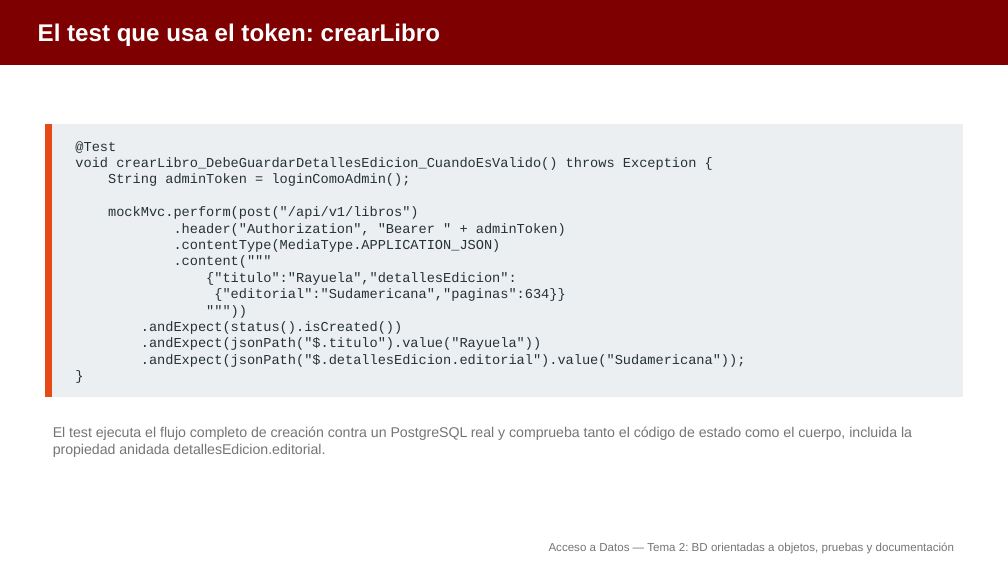
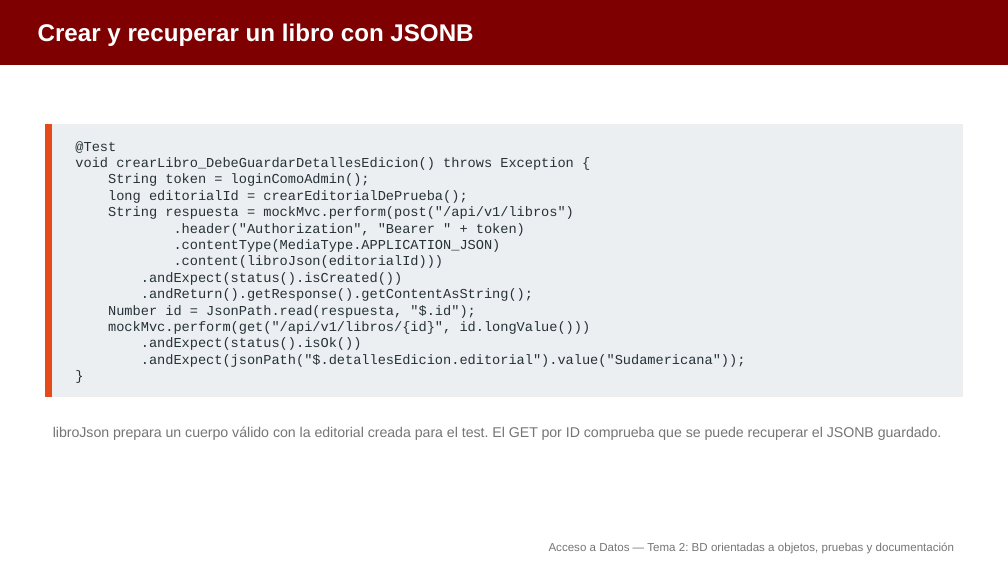
Before and after one commit to aitorventura/acceso-a-datos, a slide deck: slide 17 of docs/tema2/diapositivas/bd-orientadas-a-objetos.pptx (slide 19 before the commit). Drawn at 1008x567 pixels with LibreOffice and Linux fonts; fonts in the diff are those of the drawing. Boxes give left, top, right and bottom in pixels: in the first picture for what was removed or moved away, otherwise in the second. Text is boxed around its words. In the diff, an @@ line names an element or a change of style, - is before the commit and + after.

```diff
--- a/docs/tema2/diapositivas/bd-orientadas-a-objetos.pptx
+++ b/docs/tema2/diapositivas/bd-orientadas-a-objetos.pptx
@@ text at box(38, 23, 473, 46): text changed @@
-El test que usa el token: crearLibro
+Crear y recuperar un libro con JSONB
@@ text at box(75, 157, 574, 236): text changed @@
-void crearLibro_DebeGuardarDetallesEdicion_CuandoEsValido() throws Exception {
-String adminToken = loginComoAdmin();
-mockMvc.perform(post("/api/v1/libros")
-.header("Authorization", "Bearer " + adminToken)
+void crearLibro_DebeGuardarDetallesEdicion() throws Exception {
+String token = loginComoAdmin();
+long editorialId = crearEditorialDePrueba();
+String respuesta = mockMvc.perform(post("/api/v1/libros")
+.header("Authorization", "Bearer " + token)
@@ text at box(174, 256, 444, 268): text changed @@
-.content("""
-{"titulo":"Rayuela","detallesEdicion":
-{"editorial":"Sudamericana","paginas":634}}
-"""))
+.content(libroJson(editorialId)))
@@ text at box(108, 288, 591, 350): text changed @@
-.andExpect(jsonPath("$.titulo").value("Rayuela"))
+.andReturn().getResponse().getContentAsString();
+Number id = JsonPath.read(respuesta, "$.id");
+mockMvc.perform(get("/api/v1/libros/{id}", id.longValue()))
+.andExpect(status().isOk())
@@ text at box(53, 426, 942, 440): text changed @@
-El test ejecuta el flujo completo de creación contra un PostgreSQL real y comprueba tanto el código de estado como el cuerpo, incluida la propiedad anidada detallesEdicion.editorial.
+libroJson prepara un cuerpo válido con la editorial creada para el test. El GET por ID comprueba que se puede recuperar el JSONB guardado.
```
Also in this commit, not shown: 10 other slides changed, 2 slides removed, 2 other files.
